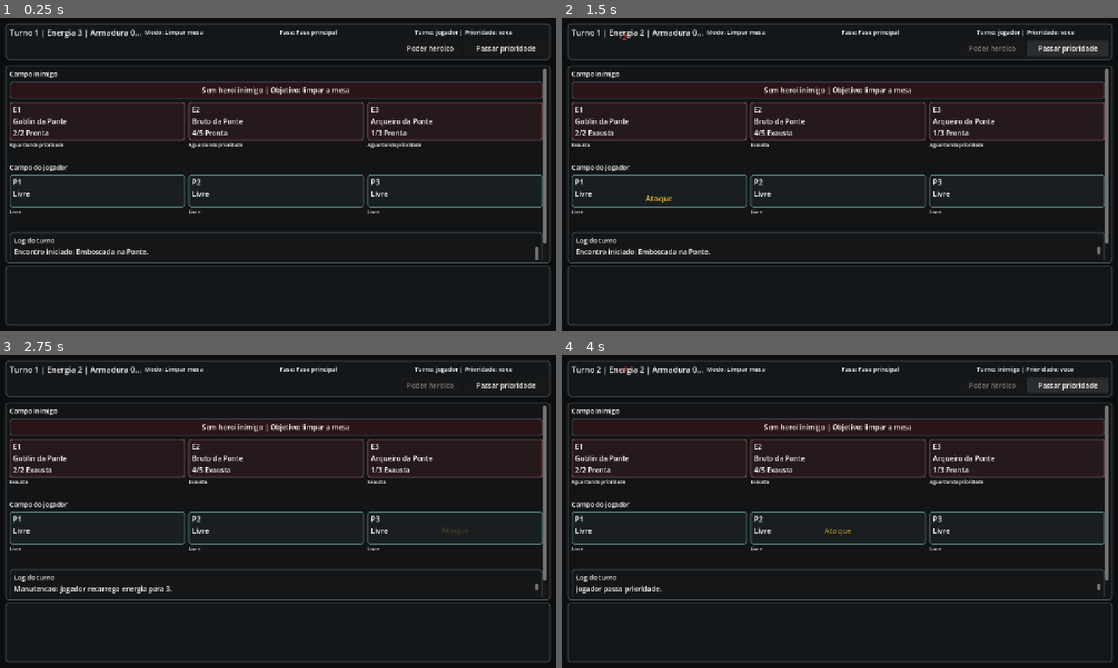
Above: before the commit, frames 1-4 (two rows, left to right).
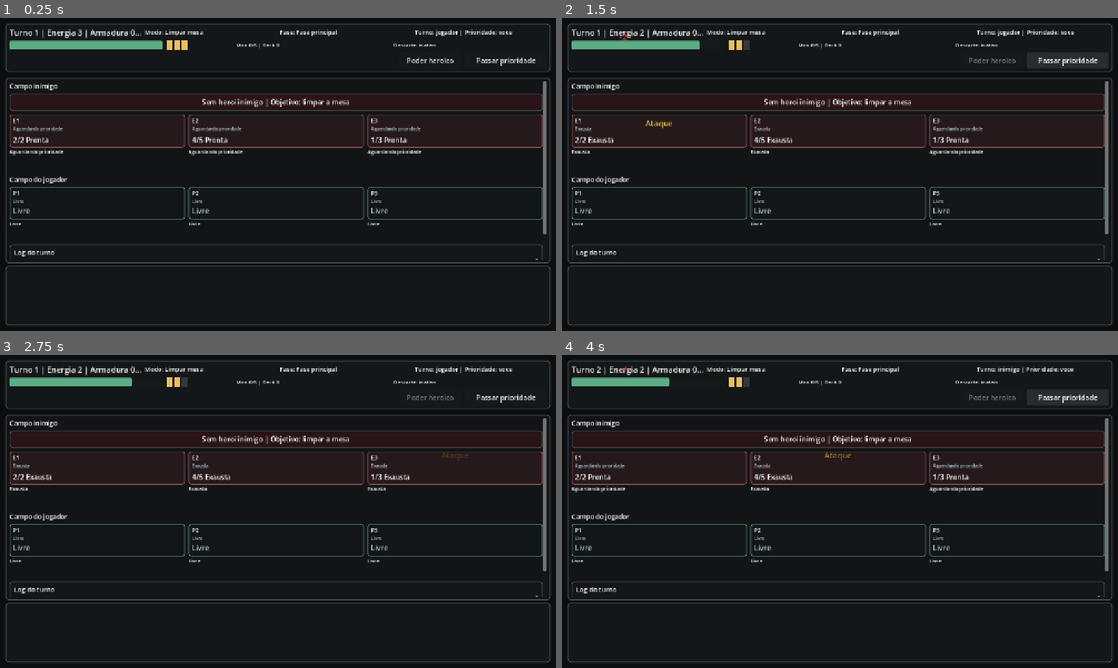
Above: after the commit, the same moments.

Repository: Bournellis/Studio
Game: Godot game, scene res://modes/battle/battle.tscn
Same seed, same stepped clock (60 frames per second), same inputs: the game is played once before the commit and once after it. This scene is started directly instead of the project's main scene.
Inputs (mouse positions are in pixels of both pictures, inside the frame that each line leads up to):
- Up to frame 1 (0.25 s): no input
- Up to frame 2 (1.5 s): click "Poder heroico" at 0.5 s; click "Passar prioridade" at 1.25 s
- Up to frame 3 (2.75 s): tap Enter at 2 s; move the mouse to (400, 495) at 2.02 s; hold D from 2.03 s (still down); hold Shift from 2.03 s (still down); click (400, 495) at 2.17 s
- Up to frame 4 (4 s): release D at 2.75 s; release Shift at 2.75 s; tap Space at 2.75 s; drag from (728, 527) to (812, 574) at 2.77 s; click "Encerrar descarte" at 3.5 s

The runs differ from the first frame. In frame 1, 11% of the frame differs, in the area x 1-99%, y 7-78%; in frame 2, 10%; in frame 3, 10%; in frame 4, 10%.

Commit message:
Improve rpg-turnos visual UX readability

Diff:
--- a/Projetos/rpg-turnos/modes/battle/battle_root.gd
+++ b/Projetos/rpg-turnos/modes/battle/battle_root.gd
@@ -19,6 +19,11 @@
 var feedback_label: Label
 var log_label: Label
 var route_label: Label
+var player_hp_bar: ProgressBar
+var enemy_hp_bar: ProgressBar
+var energy_pips_box: HBoxContainer
+var hand_limit_label: Label
+var discard_counter_label: Label
 var enemy_hero_zone
 var enemy_slots_box: HBoxContainer
 var player_slots_box: HBoxContainer
@@ -102,6 +107,31 @@
 	info_grid.add_child(variant_label)
 	info_grid.add_child(phase_label)
 	info_grid.add_child(priority_label)
+
+	var vitals_row: HBoxContainer = HBoxContainer.new()
+	vitals_row.size_flags_horizontal = Control.SIZE_EXPAND_FILL
+	vitals_row.add_theme_constant_override("separation", 10)
+	header_root.add_child(vitals_row)
+
+	player_hp_bar = _stat_bar("player_hp_bar", "Jogador")
+	vitals_row.add_child(player_hp_bar)
+
+	enemy_hp_bar = _stat_bar("enemy_hp_bar", "Inimigo")
+	vitals_row.add_child(enemy_hp_bar)
+
+	energy_pips_box = HBoxContainer.new()
+	energy_pips_box.name = "energy_pips"
+	energy_pips_box.custom_minimum_size = Vector2(150, 22)
+	energy_pips_box.add_theme_constant_override("separation", 3)
+	vitals_row.add_child(energy_pips_box)
+
+	hand_limit_label = _header_info_label(12)
+	hand_limit_label.name = "hand_limit_label"
+	vitals_row.add_child(hand_limit_label)
+
+	discard_counter_label = _header_info_label(12)
+	discard_counter_label.name = "discard_counter_label"
+	vitals_row.add_child(discard_counter_label)
 
 	var actions: HBoxContainer = HBoxContainer.new()
 	actions.size_flags_horizontal = Control.SIZE_EXPAND_FILL
@@ -233,6 +263,7 @@
 	phase_label.text = "Fase: %s" % engine.get_phase_label()
 	priority_label.text = "%s | %s" % [engine.get_active_controller_label(), engine.get_priority_label()]
 	route_label.text = engine.get_board_route_summary()
+	_update_vitals()
 	if last_feedback == "":
 		feedback_label.text = "Use cartas, ataques, Preparar Defesa ou passe prioridade durante a fase principal."
 	else:
@@ -275,7 +306,7 @@
 		slot_box.size_flags_horizontal = Control.SIZE_EXPAND_FILL
 		slot_box.add_theme_constant_override("separation", 2)
 		var slot = BattleSlotControlScript.new()
-		slot.setup(owner, index, slots[index])
+		slot.setup(owner, index, slots[index], _slot_visual_state(owner, index, slots[index]))
 		slot.card_dropped.connect(_on_card_dropped_on_slot)
 		slot_box.add_child(slot)
 		_add_slot_attack_controls(slot_box, owner, index)
@@ -409,6 +440,79 @@
 	label.add_theme_font_size_override("font_size", font_size)
 	return label
 
+func _stat_bar(node_name: String, label_text: String) -> ProgressBar:
+	var bar: ProgressBar = ProgressBar.new()
+	bar.name = node_name
+	bar.custom_minimum_size = Vector2(150, 20)
+	bar.size_flags_horizontal = Control.SIZE_EXPAND_FILL
+	bar.show_percentage = false
+	bar.max_value = 25
+	bar.value = 25
+	bar.tooltip_text = label_text
+	return bar
+
+func _update_vitals() -> void:
+	player_hp_bar.max_value = BattleEngineScript.DEFAULT_PLAYER_HEALTH
+	player_hp_bar.value = max(0, engine.player_health)
+	player_hp_bar.tooltip_text = "Jogador: %d HP, %d armadura" % [engine.player_health, engine.player_armor]
+	player_hp_bar.add_theme_stylebox_override("fill", _bar_fill(Color(0.36, 0.68, 0.52)))
+
+	if engine.modo_batalha == BattleEngineScript.MODE_DUEL:
+		enemy_hp_bar.visible = true
+		enemy_hp_bar.max_value = BattleEngineScript.DEFAULT_ENEMY_HEALTH
+		enemy_hp_bar.value = max(0, engine.enemy_health)
+		enemy_hp_bar.tooltip_text = "Inimigo: %d HP, %d armadura" % [engine.enemy_health, engine.enemy_armor]
+		enemy_hp_bar.add_theme_stylebox_override("fill", _bar_fill(Color(0.78, 0.32, 0.34)))
+	else:
+		enemy_hp_bar.visible = false
+
+	for child: Node in energy_pips_box.get_children():
+		energy_pips_box.remove_child(child)
+		child.free()
+	var player_controller: Dictionary = Dictionary(engine.controladores.get(PLAYER_OWNER, {}))
+	var max_energy: int = int(player_controller.get("energy_max", engine.energy))
+	for index: int in range(max_energy):
+		var pip: ColorRect = ColorRect.new()
+		pip.custom_minimum_size = Vector2(14, 18)
+		pip.color = Color(0.92, 0.74, 0.36) if index < engine.energy else Color(0.2, 0.22, 0.23)
+		energy_pips_box.add_child(pip)
+	energy_pips_box.tooltip_text = "Energia: %d/%d" % [engine.energy, max_energy]
+
+	var max_hand: int = int(player_controller.get("max_hand_size", engine.hand.size()))
+	hand_limit_label.text = "Mao %d/%d | Deck %d" % [engine.hand.size(), max_hand, engine.deck.size()]
+	if engine.current_phase == BattleEngineScript.PHASE_DISCARD:
+		var remaining_discards: int = max(0, engine.hand.size() - engine.discard_target_size)
+		discard_counter_label.text = "Descarte: %d restante(s)" % remaining_discards
+	else:
+		discard_counter_label.text = "Descarte: inativo"
+
+func _slot_visual_state(owner: String, slot_index: int, occupant: Variant) -> Dictionary:
+	var attack_status: String = engine.get_slot_attack_status(owner, slot_index)
+	return {
+		"label": engine.get_slot_label(owner, slot_index),
+		"attack_status": attack_status,
+		"is_attack_source": owner == PLAYER_OWNER and attack_status == "Pode atacar",
+		"is_attack_target": _is_slot_attack_target(owner, slot_index),
+		"is_empty": occupant == null
+	}
+
+func _is_slot_attack_target(owner: String, slot_index: int) -> bool:
+	for source_index: int in range(engine.player_slots.size()):
+		for option: Variant in engine.get_attack_options(PLAYER_OWNER, source_index):
+			var target: Dictionary = Dictionary(option)
+			if str(target.get("owner", "")) == owner and int(target.get("slot", -1)) == slot_index:
+				return true
+	return false
+
+func _bar_fill(fill: Color) -> StyleBoxFlat:
+	var style: StyleBoxFlat = StyleBoxFlat.new()
+	style.bg_color = fill
+	style.corner_radius_top_left = 4
+	style.corner_radius_top_right = 4
+	style.corner_radius_bottom_left = 4
+	style.corner_radius_bottom_right = 4
+	return style
+
 func _section_label(text: String) -> Label:
 	var label: Label = Label.new()
 	label.text = text
--- a/Projetos/rpg-turnos/modes/battle/result_root.gd
+++ b/Projetos/rpg-turnos/modes/battle/result_root.gd
@@ -36,6 +36,13 @@
 	box.add_child(summary)
 
 	if GameSession.last_battle_result == "victory":
+		var reward_label: Label = Label.new()
+		reward_label.name = "reward_label"
+		reward_label.horizontal_alignment = HORIZONTAL_ALIGNMENT_CENTER
+		reward_label.autowrap_mode = TextServer.AUTOWRAP_WORD_SMART
+		reward_label.text = _reward_text()
+		box.add_child(reward_label)
+
 		var back: Button = Button.new()
 		back.text = "Voltar ao mapa"
 		back.custom_minimum_size = Vector2(220, 44)
@@ -69,3 +76,14 @@
 	style.content_margin_right = 28
 	style.content_margin_bottom = 28
 	return style
+
+func _reward_text() -> String:
+	return reward_text_for_card_ids(GameSession.last_reward_card_ids)
+
+static func reward_text_for_card_ids(card_ids: Array) -> String:
+	if card_ids.is_empty():
+		return "Recompensas: ja reclamadas neste encontro."
+	var names: Array[String] = []
+	for card_id: Variant in card_ids:
+		names.append(ContentLibrary.get_card_name(str(card_id)))
+	return "Recompensas: %s." % ", ".join(names)
--- a/Projetos/rpg-turnos/modes/world/world_root.gd
+++ b/Projetos/rpg-turnos/modes/world/world_root.gd
@@ -48,19 +48,33 @@
 	draw_rect(MAP_RECT, Color(0.12, 0.16, 0.14), true)
 	draw_rect(MAP_RECT, Color(0.34, 0.42, 0.36), false, 4.0)
 
+	for index: int in range(ENCOUNTER_MARKERS.size() - 1):
+		var from_marker: Dictionary = ENCOUNTER_MARKERS[index]
+		var to_marker: Dictionary = ENCOUNTER_MARKERS[index + 1]
+		var from_position: Vector2 = Vector2(from_marker.get("position", Vector2.ZERO))
+		var to_position: Vector2 = Vector2(to_marker.get("position", Vector2.ZERO))
+		var path_color: Color = Color(0.3, 0.34, 0.32)
+		if GameSession.has_completed_encounter(str(from_marker.get("id", ""))):
+			path_color = Color(0.42, 0.6, 0.44)
+		draw_line(from_position, to_position, path_color, 5.0)
+
 	draw_circle(NPC_POSITION, 28.0, Color(0.3, 0.46, 0.78))
 	draw_string(ThemeDB.fallback_font, NPC_POSITION + Vector2(-48, -42), "NPC", HORIZONTAL_ALIGNMENT_LEFT, -1, 18, Color.WHITE)
 
 	for marker: Dictionary in ENCOUNTER_MARKERS:
 		var marker_position: Vector2 = Vector2(marker.get("position", Vector2.ZERO))
 		var encounter_id: String = str(marker.get("id", ""))
+		var status_text: String = _marker_status_text(marker)
 		var encounter_color: Color = Color(0.24, 0.25, 0.26)
 		if _marker_available(marker):
 			encounter_color = Color(0.72, 0.42, 0.28)
 		if GameSession.has_completed_encounter(encounter_id):
 			encounter_color = Color(0.28, 0.42, 0.32)
 		draw_rect(Rect2(marker_position - Vector2(28, 28), Vector2(56, 56)), encounter_color, true)
+		if GameSession.active_encounter_id == encounter_id:
+			draw_rect(Rect2(marker_position - Vector2(34, 34), Vector2(68, 68)), Color(0.95, 0.82, 0.42), false, 3.0)
 		draw_string(ThemeDB.fallback_font, marker_position + Vector2(-46, -38), str(marker.get("label", "Encontro")), HORIZONTAL_ALIGNMENT_LEFT, -1, 16, Color.WHITE)
+		draw_string(ThemeDB.fallback_font, marker_position + Vector2(-48, 46), status_text, HORIZONTAL_ALIGNMENT_LEFT, -1, 13, Color(0.9, 0.92, 0.86))
 
 	draw_circle(player_position, 22.0, Color(0.86, 0.86, 0.72))
 	draw_string(ThemeDB.fallback_font, player_position + Vector2(-48, -34), "Jogador", HORIZONTAL_ALIGNMENT_LEFT, -1, 16, Color.WHITE)
@@ -166,6 +180,14 @@
 	var required_id: String = str(marker.get("requires", ""))
 	return required_id == "" or GameSession.has_completed_encounter(required_id)
 
+func _marker_status_text(marker: Dictionary) -> String:
+	var encounter_id: String = str(marker.get("id", ""))
+	if GameSession.has_completed_encounter(encounter_id):
+		return "Concluido"
+	if _marker_available(marker):
+		return "Disponivel"
+	return "Bloqueado"
+
 func _panel_style(fill: Color) -> StyleBoxFlat:
 	var style: StyleBoxFlat = StyleBoxFlat.new()
 	style.bg_color = fill
--- a/Projetos/rpg-turnos/tests/unit/test_battle_ui.gd
+++ b/Projetos/rpg-turnos/tests/unit/test_battle_ui.gd
@@ -2,6 +2,8 @@
 
 const ContentGeneratorScript = preload("res://tools/content_generator.gd")
 const BattleRootScript = preload("res://modes/battle/battle_root.gd")
+const BattleSlotControlScript = preload("res://ui/controls/battle_slot_control.gd")
+const ResultRootScript = preload("res://modes/battle/result_root.gd")
 
 func before_all() -> void:
 	var result: Dictionary = ContentGeneratorScript.new().generate_all()
@@ -39,8 +41,14 @@
 	root.engine._enemy_ai_enabled = false
 
 	assert_eq(root.hand_box.get_child_count(), 5)
+	assert_eq(root.energy_pips_box.get_child_count(), 3)
+	assert_true(root.hand_limit_label.text.contains("Mao 5/5"))
+	assert_true(root.discard_counter_label.text.contains("inativo"))
+	assert_eq(root.player_hp_bar.value, 25.0)
 	var first_card_box: VBoxContainer = root.hand_box.get_child(0)
 	assert_gt(first_card_box.get_child_count(), 1)
+	var first_token = first_card_box.get_child(0)
+	assert_not_null(first_token.type_stripe)
 
 	root._play_hand_card_to_player_slot(0, 0)
 	await get_tree().process_frame
@@ -49,6 +57,29 @@
 	assert_true(root.engine.player_slots[0] != null)
 	assert_eq(root.hand_box.get_child_count(), 4)
 	root.free()
+
+func test_battle_slot_exposes_visual_state_chips() -> void:
+	var slot = BattleSlotControlScript.new()
+	add_child(slot)
+	slot.setup("player", 0, null, {
+		"label": "P1",
+		"attack_status": "Livre",
+		"is_attack_source": false,
+		"is_attack_target": true,
+		"is_empty": true
+	})
+	await get_tree().process_frame
+
+	assert_eq(slot.visual_state.get("is_attack_target"), true)
+	assert_true(slot.get_child_count() > 0)
+	slot.free()
+
+func test_result_screen_shows_reward_feedback() -> void:
+	GameSession.last_battle_result = "victory"
+	GameSession.last_battle_summary = "Teste."
+	GameSession.last_reward_card_ids = ["lobo_alfa"]
+
+	assert_true(ResultRootScript.reward_text_for_card_ids(GameSession.last_reward_card_ids).contains("Lobo-Alfa"))
 
 func test_end_turn_button_stays_visible_and_advances_round() -> void:
 	var root = BattleRootScript.new()
@@ -183,3 +214,12 @@
 	assert_gte(rect.position.y, 0.0, "%s top edge" % control.name)
 	assert_lte(rect.end.x, viewport_size.x, "%s right edge" % control.name)
 	assert_lte(rect.end.y, viewport_size.y, "%s bottom edge" % control.name)
+
+func _find_node_by_name(node: Node, target_name: String):
+	if node.name == target_name:
+		return node
+	for child: Node in node.get_children():
+		var found = _find_node_by_name(child, target_name)
+		if found != null:
+			return found
+	return null
--- a/Projetos/rpg-turnos/ui/controls/battle_card_token.gd
+++ b/Projetos/rpg-turnos/ui/controls/battle_card_token.gd
@@ -4,6 +4,7 @@
 var card_id: String = ""
 var hand_index: int = -1
 var card
+var type_stripe: ColorRect
 
 func setup(new_card_id: String, new_hand_index: int) -> void:
 	card_id = new_card_id
@@ -15,9 +16,23 @@
 	custom_minimum_size = Vector2(156, 82)
 	clip_contents = true
 	add_theme_stylebox_override("panel", _panel_style())
+
+	var row: HBoxContainer = HBoxContainer.new()
+	row.size_flags_horizontal = Control.SIZE_EXPAND_FILL
+	row.add_theme_constant_override("separation", 6)
+	add_child(row)
+
+	type_stripe = ColorRect.new()
+	type_stripe.name = "type_stripe"
+	type_stripe.custom_minimum_size = Vector2(6, 0)
+	type_stripe.size_flags_vertical = Control.SIZE_EXPAND_FILL
+	type_stripe.color = _type_color()
+	row.add_child(type_stripe)
+
 	var box: VBoxContainer = VBoxContainer.new()
+	box.size_flags_horizontal = Control.SIZE_EXPAND_FILL
 	box.add_theme_constant_override("separation", 2)
-	add_child(box)
+	row.add_child(box)
 
 	var title: Label = Label.new()
 	title.text = card.display_name if card != null else card_id
@@ -74,3 +89,20 @@
 	style.content_margin_right = 7
 	style.content_margin_bottom = 6
 	return style
+
+func _type_color() -> Color:
+	if card == null:
+		return Color(0.45, 0.48, 0.5)
+	match str(card.card_type):
+		"criatura":
+			return Color(0.36, 0.68, 0.52)
+		"estrutura", "permanente":
+			return Color(0.62, 0.58, 0.42)
+		"magia":
+			return Color(0.42, 0.58, 0.86)
+		"magia_de_tabuleiro":
+			return Color(0.74, 0.44, 0.84)
+		"comando":
+			return Color(0.9, 0.68, 0.32)
+		_:
+			return Color(0.45, 0.48, 0.5)
--- a/Projetos/rpg-turnos/ui/controls/battle_slot_control.gd
+++ b/Projetos/rpg-turnos/ui/controls/battle_slot_control.gd
@@ -6,11 +6,13 @@
 var slot_owner: String = "player"
 var slot_index: int = -1
 var occupant: Variant = null
+var visual_state: Dictionary = {}
 
-func setup(new_owner: String, new_slot_index: int, new_occupant: Variant) -> void:
+func setup(new_owner: String, new_slot_index: int, new_occupant: Variant, new_visual_state: Dictionary = {}) -> void:
 	slot_owner = new_owner
 	slot_index = new_slot_index
 	occupant = new_occupant
+	visual_state = new_visual_state
 	_rebuild()
 
 func _rebuild() -> void:
@@ -23,21 +25,35 @@
 
 	var box: VBoxContainer = VBoxContainer.new()
 	box.size_flags_horizontal = Control.SIZE_EXPAND_FILL
+	box.add_theme_constant_override("separation", 3)
 	add_child(box)
 
 	var label: Label = Label.new()
-	label.text = "%s%d" % ["P" if slot_owner == "player" else "E", slot_index + 1]
+	label.text = str(visual_state.get("label", "%s%d" % ["P" if slot_owner == "player" else "E", slot_index + 1]))
+	label.add_theme_font_size_override("font_size", 13)
 	box.add_child(label)
+
+	var chip: Label = Label.new()
+	chip.text = _chip_text()
+	chip.clip_text = true
+	chip.max_lines_visible = 1
+	chip.text_overrun_behavior = TextServer.OVERRUN_TRIM_ELLIPSIS
+	chip.add_theme_font_size_override("font_size", 10)
+	chip.add_theme_color_override("font_color", _chip_color())
+	box.add_child(chip)
 
 	if occupant == null:
 		var empty: Label = Label.new()
 		empty.text = "Livre"
+		empty.add_theme_color_override("font_color", Color(0.72, 0.76, 0.78))
 		box.add_child(empty)
 	else:
 		var data: Dictionary = occupant
 		var name_label: Label = Label.new()
 		name_label.text = str(data.get("name", "Carta"))
 		name_label.autowrap_mode = TextServer.AUTOWRAP_WORD_SMART
+		name_label.max_lines_visible = 2
+		name_label.clip_text = true
 		box.add_child(name_label)
 
 		var stats: Label = Label.new()
@@ -70,12 +86,13 @@
 
 func _panel_style() -> StyleBoxFlat:
 	var style: StyleBoxFlat = StyleBoxFlat.new()
-	style.bg_color = Color(0.1, 0.12, 0.13) if slot_owner == "player" else Color(0.15, 0.1, 0.11)
-	style.border_color = Color(0.32, 0.5, 0.48) if slot_owner == "player" else Color(0.56, 0.32, 0.34)
-	style.border_width_left = 2
-	style.border_width_top = 2
-	style.border_width_right = 2
-	style.border_width_bottom = 2
+	style.bg_color = _slot_fill()
+	style.border_color = _slot_border()
+	var border_width: int = 3 if bool(visual_state.get("is_attack_source", false)) or bool(visual_state.get("is_attack_target", false)) else 2
+	style.border_width_left = border_width
+	style.border_width_top = border_width
+	style.border_width_right = border_width
+	style.border_width_bottom = border_width
 	style.corner_radius_top_left = 6
 	style.corner_radius_top_right = 6
 	style.corner_radius_bottom_left = 6
@@ -85,3 +102,33 @@
 	style.content_margin_right = 8
 	style.content_margin_bottom = 6
 	return style
+
+func _chip_text() -> String:
+	if bool(visual_state.get("is_attack_source", false)):
+		return "Fonte de ataque"
+	if bool(visual_state.get("is_attack_target", false)):
+		return "Alvo possivel"
+	return str(visual_state.get("attack_status", "Livre"))
+
+func _chip_color() -> Color:
+	if bool(visual_state.get("is_attack_source", false)):
+		return Color(1.0, 0.82, 0.32)
+	if bool(visual_state.get("is_attack_target", false)):
+		return Color(0.95, 0.55, 0.42)
+	return Color(0.7, 0.78, 0.82)
+
+func _slot_fill() -> Color:
+	if bool(visual_state.get("is_attack_source", false)):
+		return Color(0.18, 0.17, 0.09)
+	if bool(visual_state.get("is_attack_target", false)):
+		return Color(0.2, 0.1, 0.09)
+	if bool(visual_state.get("is_empty", false)):
+		return Color(0.07, 0.085, 0.09) if slot_owner == "player" else Color(0.1, 0.075, 0.08)
+	return Color(0.1, 0.12, 0.13) if slot_owner == "player" else Color(0.15, 0.1, 0.11)
+
+func _slot_border() -> Color:
+	if bool(visual_state.get("is_attack_source", false)):
+		return Color(0.95, 0.72, 0.26)
+	if bool(visual_state.get("is_attack_target", false)):
+		return Color(0.95, 0.44, 0.34)
+	return Color(0.32, 0.5, 0.48) if slot_owner == "player" else Color(0.56, 0.32, 0.34)
Not shown, changed: 08_Coordenacao_Agentes/Estado_Atual.md
Not shown, added: 08_Coordenacao_Agentes/Kanban/Done/2026-05-05_codex_rpg-turnos_visual-ux-hardening.md
Not shown, changed: Projetos/rpg-turnos/docs/open-gaps.md
Not shown, changed: Projetos/rpg-turnos/implementation/current-status.md
Not shown, changed: Projetos/rpg-turnos/implementation/roadmap.md
Not shown, changed: Projetos/rpg-turnos/implementation/tracks/track-01-foundation-first-prototype/cardgame-core-implementation-plan.md
Not shown, changed: Projetos/rpg-turnos/implementation/tracks/track-01-foundation-first-prototype/current-status.md
